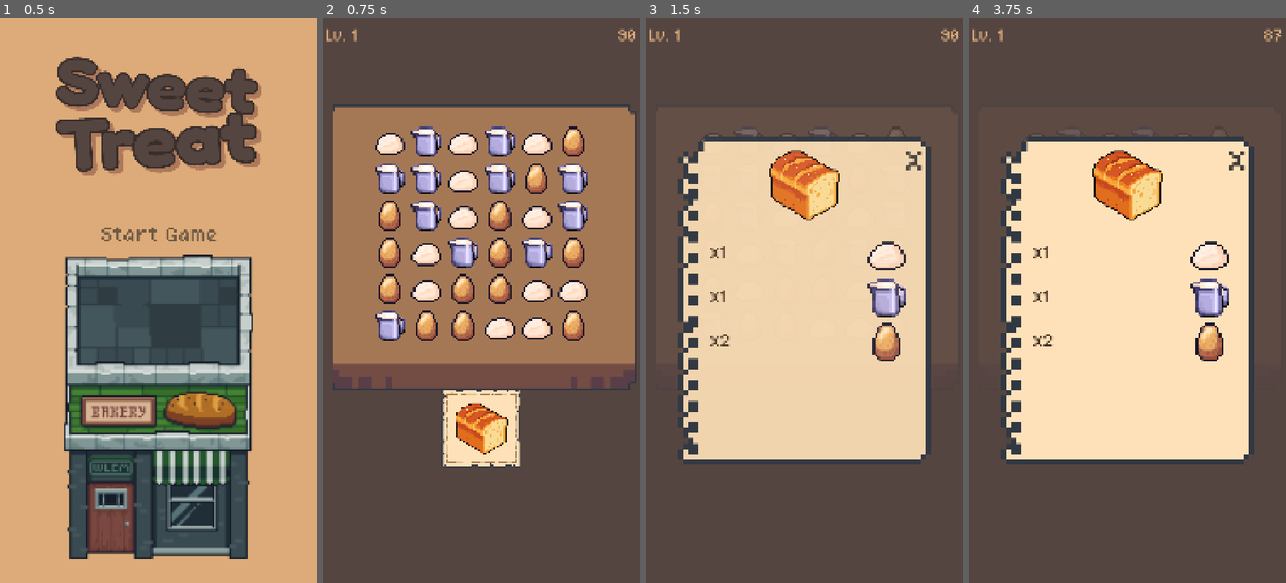
Above: before the commit, frames 1-4 (left to right).
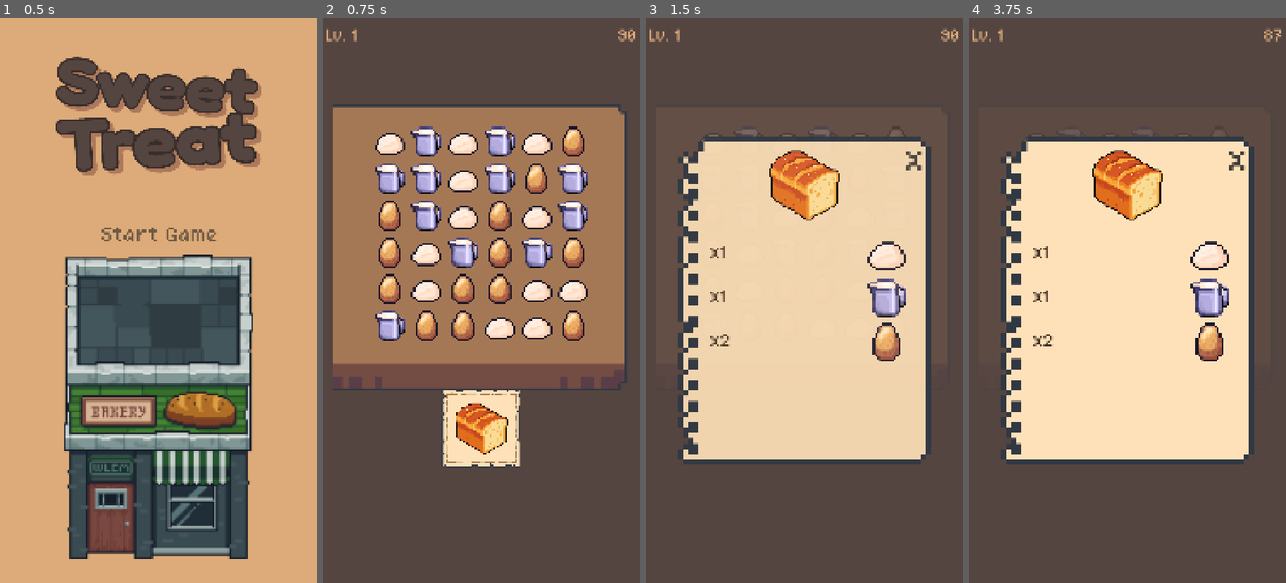
Above: after the commit, the same moments.

Repository: Krisha052/sweet-treat
Game: Godot game, scene res://scenes/main.tscn
The game is run twice, just before and just after one commit, with the same random seed, the same clock (stepped at 60 frames per second) and the same inputs.
Inputs (mouse positions are in pixels of both pictures, inside the frame that each line leads up to):
- Up to frame 1 (0.5 s): no input
- Up to frame 2 (0.75 s): click (481, 232) at 0.5 s
- Up to frame 3 (1.5 s): click (804, 430) at 1.25 s
- Up to frame 4 (3.75 s): tap Enter at 2, 3.5 s; move the mouse to (1035, 142) at 2.02 s; tap R at 2.1, 2.85, 3.6 s; click (1035, 142) at 2.17 s; tap Space at 2.75 s; move the mouse to (1073, 142) at 2.77 s; click (1073, 142) at 2.92 s; move the mouse to (1108, 142) at 3.52 s; click (1108, 142) at 3.67 s

Frame 1 is identical in both runs. In frame 2, 2.2% of the frame differs, in the area x 3-99%, y 15-66%; in frame 3, less than 0.1%; in frame 4, less than 0.1%.

Commit message:
Center ChoppingBoard rect within viewport (offset_right 33 → -33)
Corrects the rect from x=[33,1113] (overflowing viewport right by 33px)
to x=[33,1047] (1014px wide, centered at x=540). KEEP_ASPECT_COVERED
still height-constrains (scale_y 3.76 > scale_x 3.25), so the vertical
75px margin formula is unaffected. Ingredient grid origin_x is
independent of the background rect.

Co-Authored-By: Claude Sonnet 4.6 <noreply@anthropic.com>

Diff:
--- a/scenes/levels/level_base.tscn
+++ b/scenes/levels/level_base.tscn
@@ -23,7 +23,7 @@
 anchor_bottom = 0.794
 offset_left = 33.0
 offset_top = -305.0
-offset_right = 33.0
+offset_right = -33.0
 offset_bottom = -326.0
 expand_mode = 1
 stretch_mode = 5
